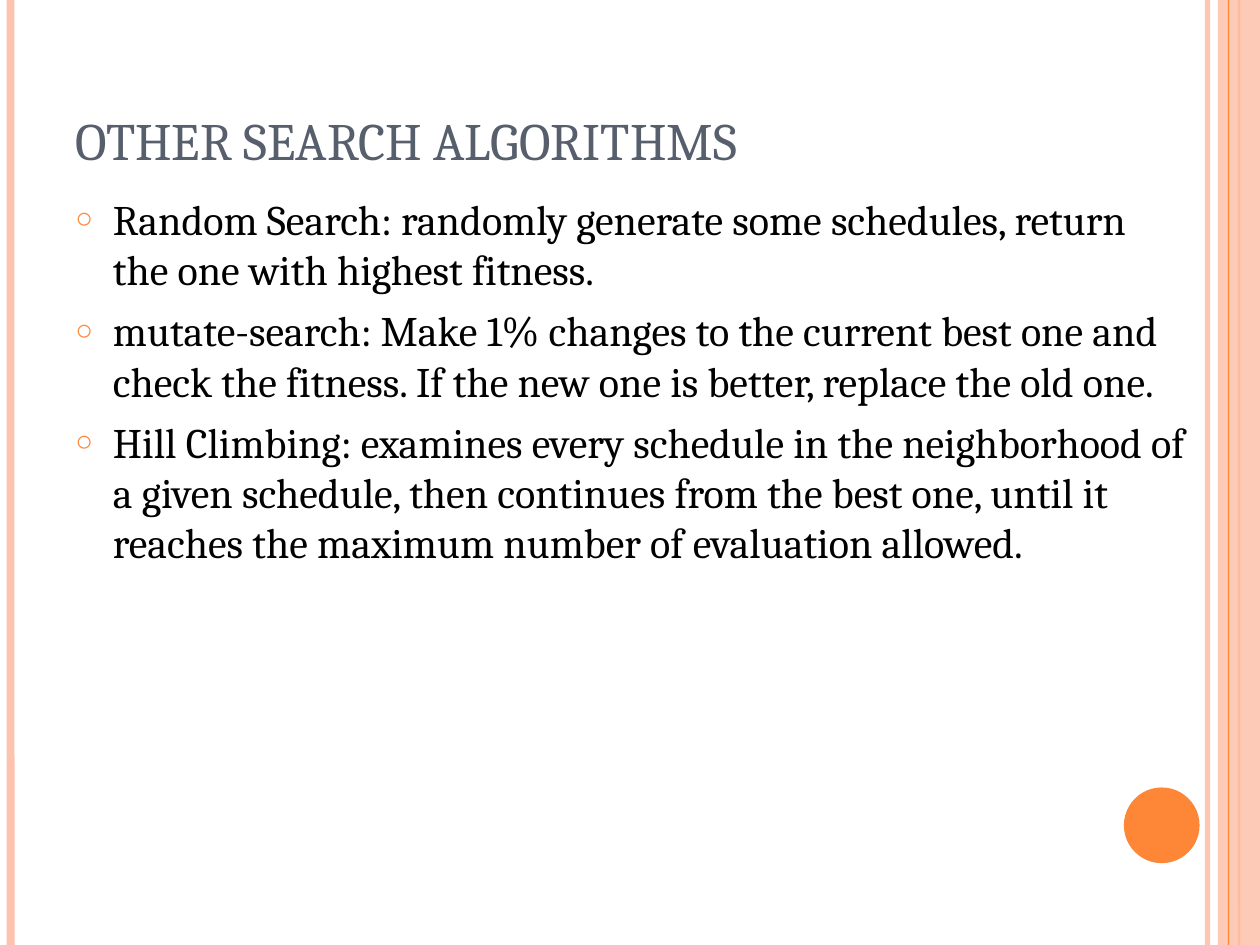
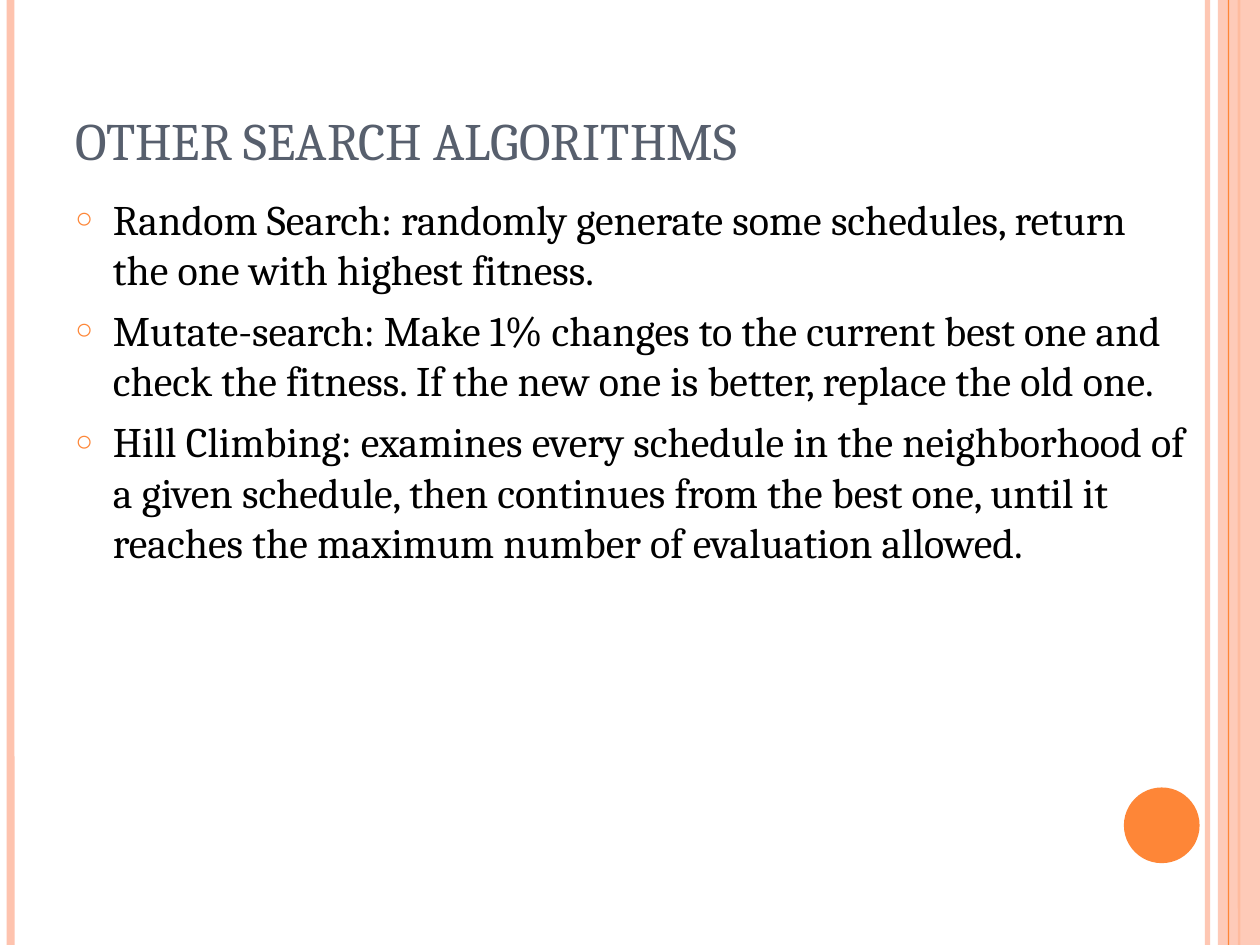
Before and after one commit to putrakoreng/csc384-genetic-algorithms-project, a slide deck: slide 4 of GA_TestBench/Data Files/presentation.ppt. Drawn at 1260x945 pixels with LibreOffice and Linux fonts; fonts in the diff are those of the drawing. Boxes give left, top, right and bottom in pixels: in the first picture for what was removed or moved away, otherwise in the second. Text is boxed around its words. In the diff, an @@ line names an element or a change of style, - is before the commit and + after.

```diff
--- a/GA_TestBench/Data Files/presentation.ppt
+++ b/GA_TestBench/Data Files/presentation.ppt
@@ text at (x1=113, y1=316, x2=1161, y2=405): text changed @@
-○ mutate-search: Make 1% changes to the current best one and check the fitness. If the new one is better, replace the old one.
+○ Mutate-search: Make 1% changes to the current best one and check the fitness. If the new one is better, replace the old one.
```
Also in this commit, not shown: 4 other slides changed, 1 other file.
